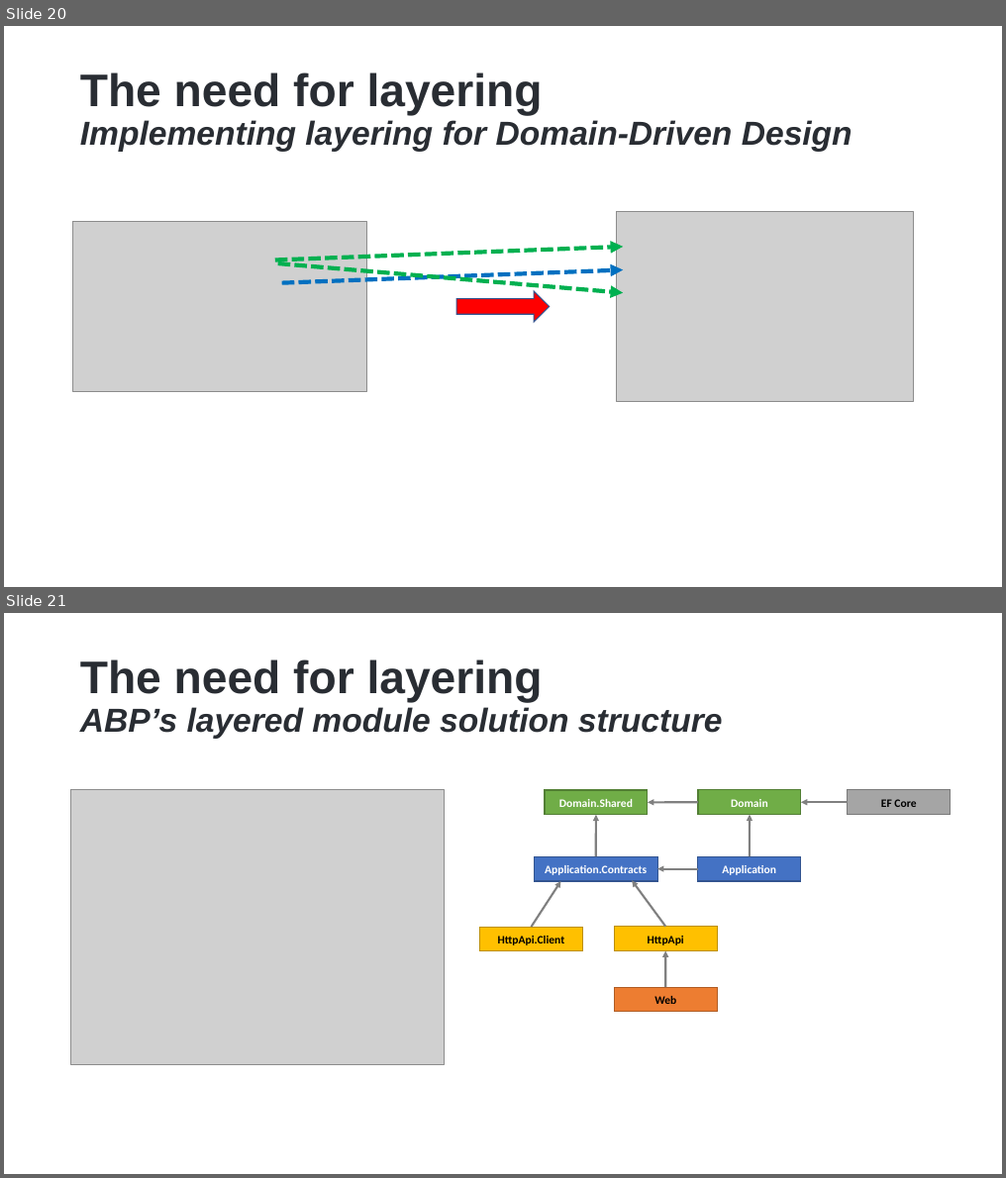
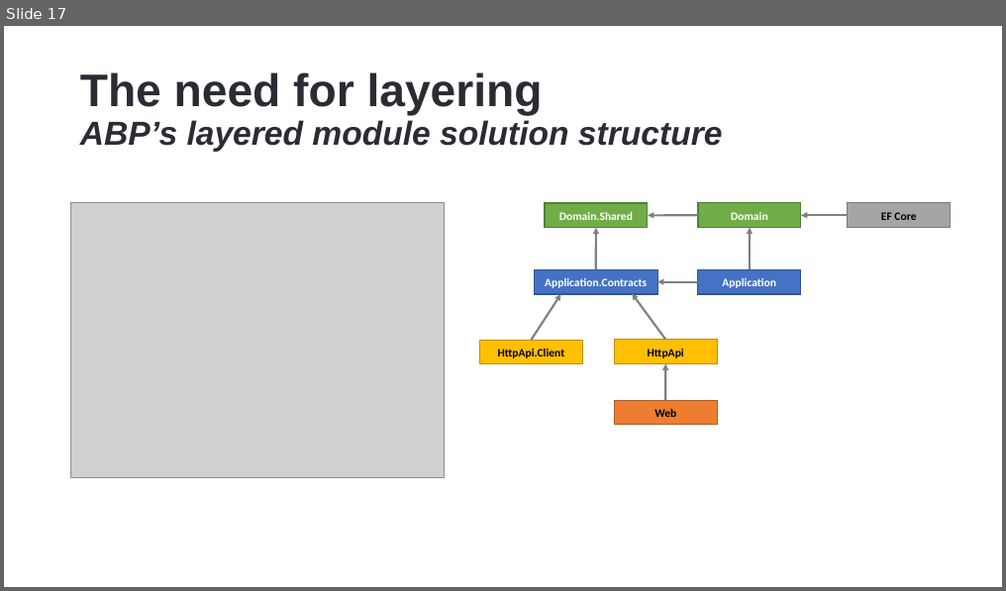
Before and after one commit to hikalkan/presentations, a slide deck: 2024-05-09 Designing Monolith First for Microservice Architecture/Monolith First Presentation.pptx. Shown one above the other, each under a label of ours: slides 20 and 21 before the commit, slide 17 after it. The pictures are 1006x1178 and 1006x591 pixels, drawn with LibreOffice and Linux fonts; fonts in the diff are those of the drawing; grey boxes stand for pictures; background and template pictures are left out. Boxes give left, top, right and bottom in pixels: in the first picture for what was removed or moved away, otherwise in the second. Text is boxed around its words. In the diff, an @@ line names an element or a change of style, - is before the commit and + after.

```diff
--- a/2024-05-09 Designing Monolith First for Microservice Architecture/Monolith First Presentation.pptx
+++ b/2024-05-09 Designing Monolith First for Microservice Architecture/Monolith First Presentation.pptx
@@ slide 20 removed at [4,26,1002,587], background picture (left out) @@
@@ title removed at [80,73,852,152] @@
-The need for layering
-Implementing layering for Domain-Driven Design
@@ picture removed at [73,221,367,392] @@
@@ picture removed at [617,212,914,402] @@
@@ arrow removed from (275, 261) to (623, 247) @@
@@ arrow removed from (278, 264) to (623, 293) @@
@@ arrow removed from (282, 282) to (623, 271) @@
@@ right arrow removed at [456,291,549,322] @@
@@ what was slide 21 is now slide 17 @@
```
Also in this commit, not shown: 1 slide changed, 9 other slides removed.
